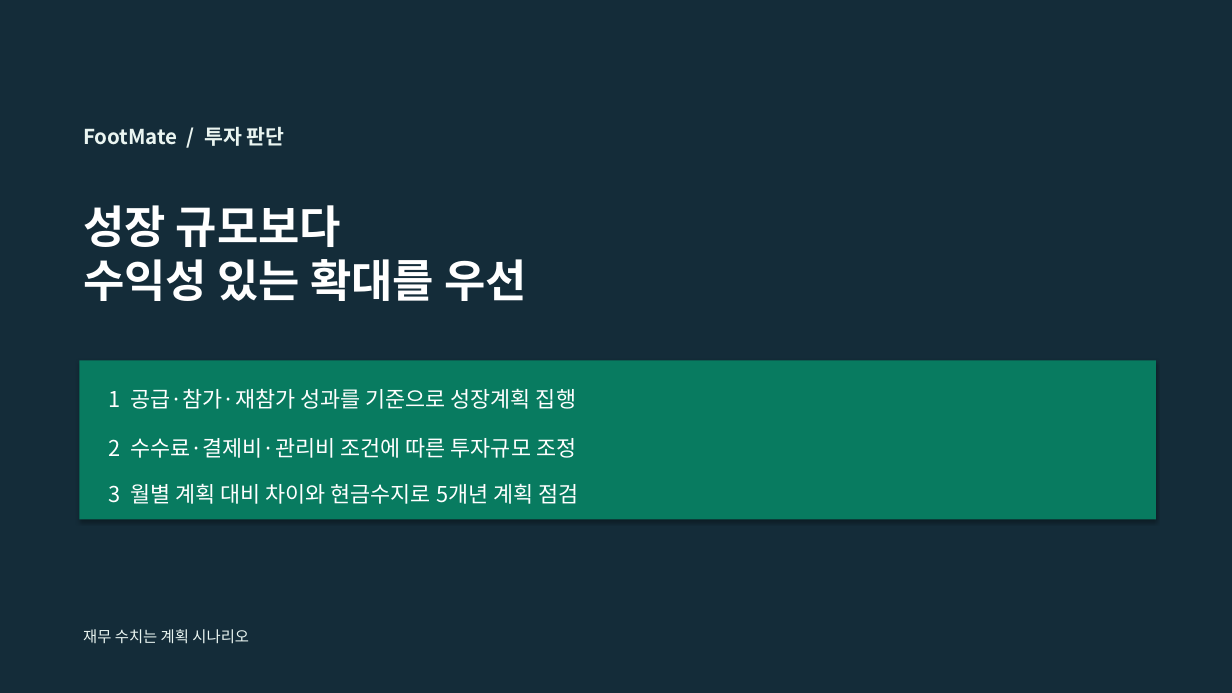
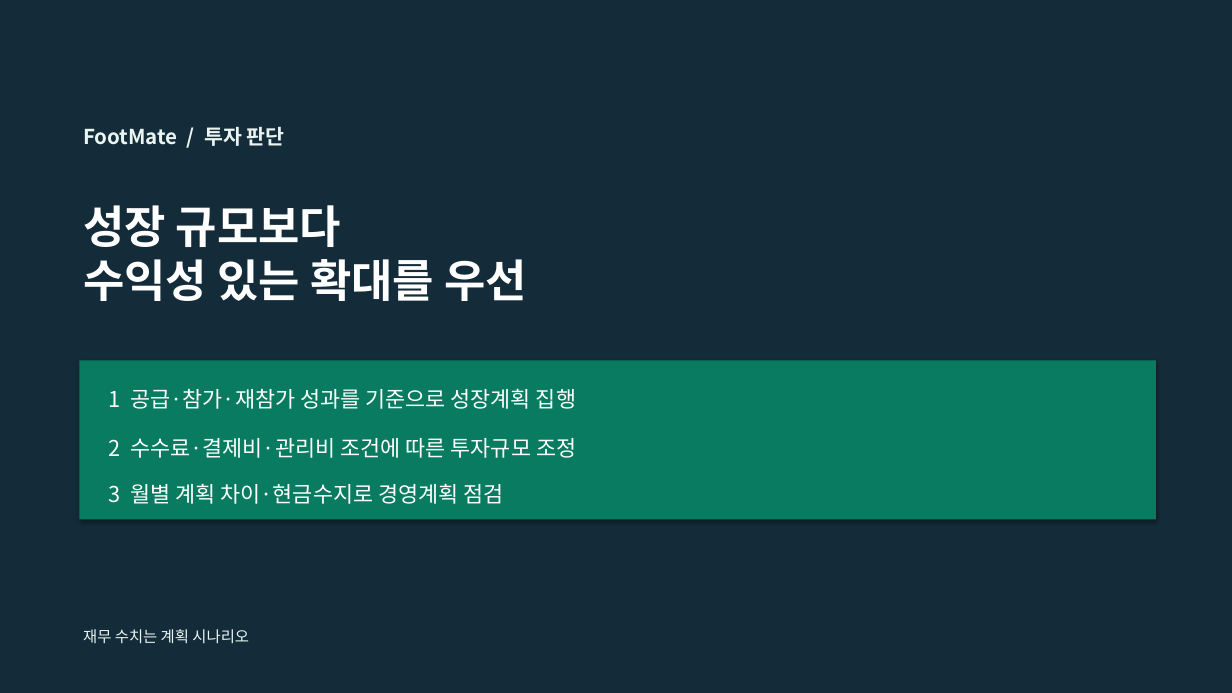
Before and after one commit to dohyunkimmm/footmate, a slide deck: slide 6 of src/case-study/downloads/footmate_5year_strategy.pptx. Drawn at 1232x693 pixels with LibreOffice and Linux fonts; fonts in the diff are those of the drawing. Boxes give left, top, right and bottom in pixels: in the first picture for what was removed or moved away, otherwise in the second. Text is boxed around its words. In the diff, an @@ line names an element or a change of style, - is before the commit and + after.

```diff
--- a/src/case-study/downloads/footmate_5year_strategy.pptx
+++ b/src/case-study/downloads/footmate_5year_strategy.pptx
@@ text at (x1=108, y1=483, x2=504, y2=504): text changed @@
-3 월별 계획 대비 차이와 현금수지로 5개년 계획 점검
+3 월별 계획 차이·현금수지로 경영계획 점검
```
Also in this commit, not shown: 5 other slides changed, 8 other files.
